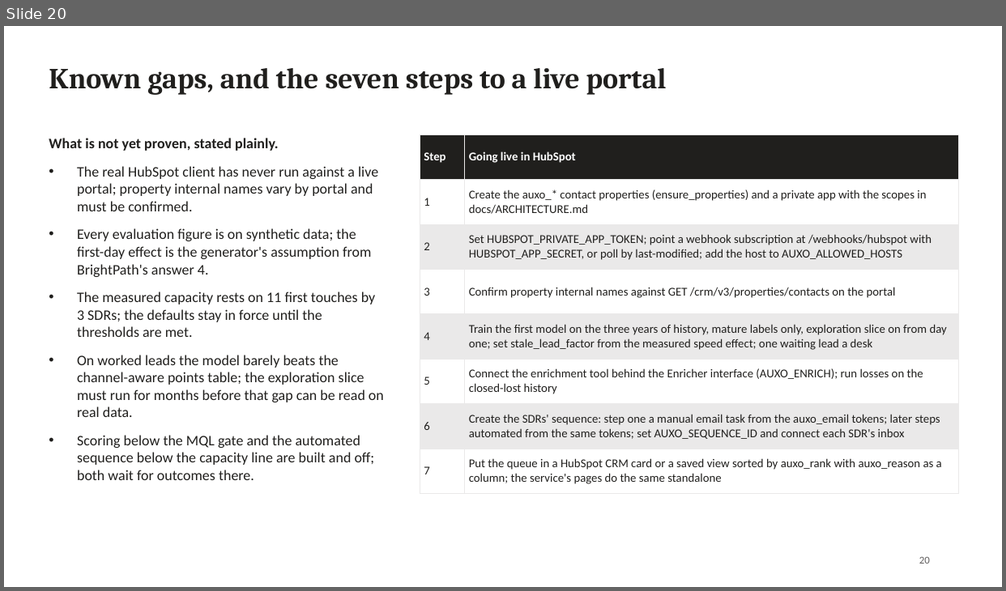
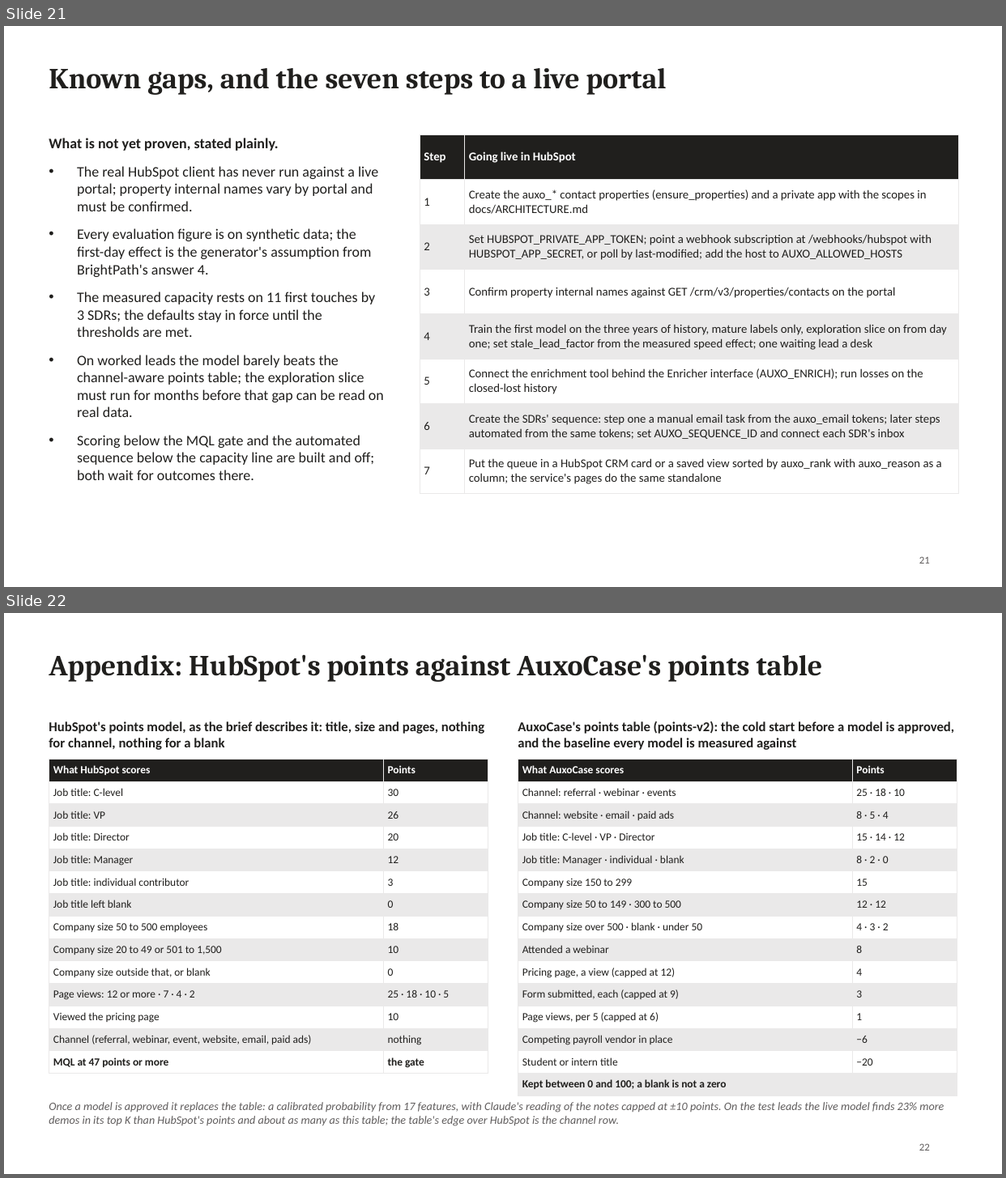
Before and after one commit to Ash1129/AuxoCase, a slide deck: docs/decks/AuxoCase-CTO-technical-walkthrough.pptx. Shown one above the other, each under a label of ours: slide 20 before the commit, slides 21 and 22 after it. The pictures are 1006x591 and 1006x1178 pixels, drawn with LibreOffice and Linux fonts; fonts in the diff are those of the drawing. Boxes give left, top, right and bottom in pixels: in the first picture for what was removed or moved away, otherwise in the second. Text is boxed around its words. In the diff, an @@ line names an element or a change of style, - is before the commit and + after.

```diff
--- a/docs/decks/AuxoCase-CTO-technical-walkthrough.pptx
+++ b/docs/decks/AuxoCase-CTO-technical-walkthrough.pptx
@@ slide 22 added at bbox=[4, 613, 1002, 1174], background #FFFFFF @@
@@ title added at bbox=[49, 654, 823, 682], 28 pt, text #201F1D, bold @@
+Appendix: HubSpot's points against AuxoCase's points table
@@ text added at bbox=[49, 722, 484, 750], 13 pt, text #201F1D, bold @@
+HubSpot's points model, as the brief describes it: title, size and pages, nothing for channel, nothing for a blank
@@ text added at bbox=[518, 722, 954, 750], 13 pt, text #201F1D, bold @@
+AuxoCase's points table (points-v2): the cold start before a model is approved, and the baseline every model is measured against
@@ table added at bbox=[49, 759, 488, 1071], 14 rows, 2 columns @@
+What HubSpot scores | Points
+Job title: C-level | 30
+Job title: VP | 26
+Job title: Director | 20
+Job title: Manager | 12
+Job title: individual contributor | 3
+Job title left blank | 0
+Company size 50 to 500 employees | 18
+Company size 20 to 49 or 501 to 1,500 | 10
+Company size outside that, or blank | 0
+Page views: 12 or more · 7 · 4 · 2 | 25 · 18 · 10 · 5
+Viewed the pricing page | 10
+Channel (referral, webinar, event, website, email, paid ads) | nothing
+MQL at 47 points or more | the gate
@@ table added at bbox=[518, 759, 957, 1093], 15 rows, 2 columns @@
+What AuxoCase scores | Points
+Channel: referral · webinar · events | 25 · 18 · 10
+Channel: website · email · paid ads | 8 · 5 · 4
+Job title: C-level · VP · Director | 15 · 14 · 12
+Job title: Manager · individual · blank | 8 · 2 · 0
+Company size 150 to 299 | 15
+Company size 50 to 149 · 300 to 500 | 12 · 12
+Company size over 500 · blank · under 50 | 4 · 3 · 2
+Attended a webinar | 8
+Pricing page, a view (capped at 12) | 4
+Form submitted, each (capped at 9) | 3
+Page views, per 5 (capped at 6) | 1
+Competing payroll vendor in place | −6
+Student or intern title | −20
+Kept between 0 and 100; a blank is not a zero | 
@@ text added at bbox=[49, 1102, 944, 1127], 11 pt, text #605D5D, italic @@
+Once a model is approved it replaces the table: a calibrated probability from 17 features, with Claude's reading of the notes capped at ±10 points. On the test leads the live model finds 23% more demos in its top K than HubSpot's points and about as many as this table; the table's edge over HubSpot is the channel row.
@@ page number added at bbox=[919, 1144, 930, 1151], 10 pt, text #605D5D @@
+22
@@ what was slide 20 is now slide 21 @@
@@ page number at bbox=[919, 557, 930, 564]: text changed @@
-20
+21
```
Also in this commit, not shown: 1 other slide added, 3 other files.
